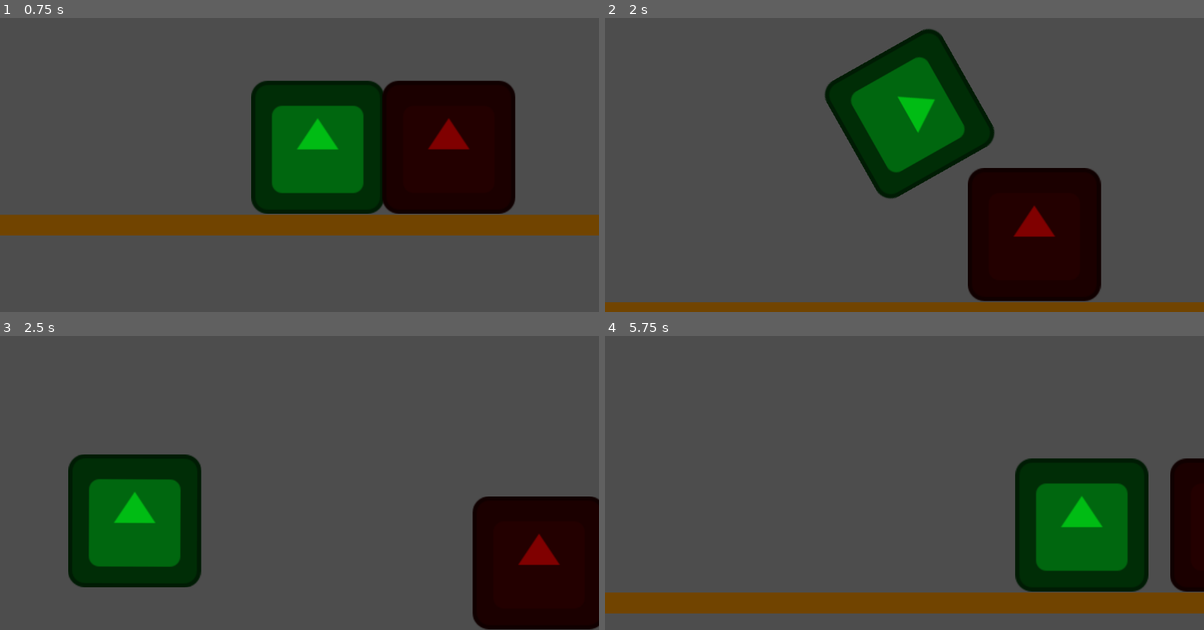
Above: before the commit, frames 1-4 (two rows, left to right).
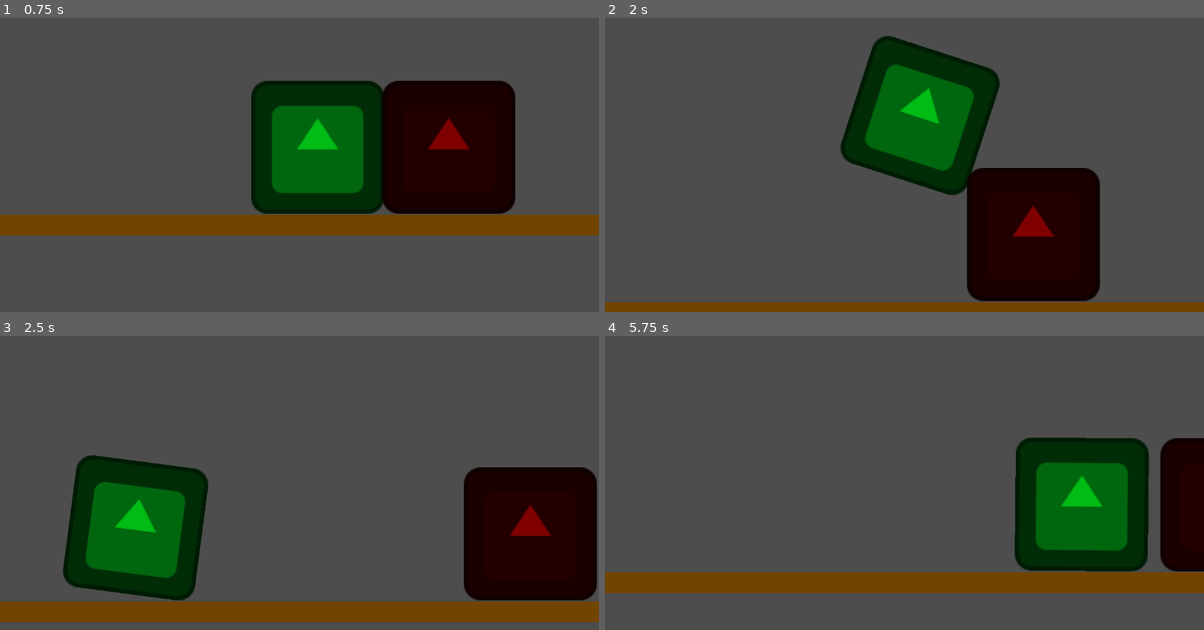
Above: after the commit, the same moments.

Repository: ericxinui/new-game
Game: Godot game, scene res://main.tscn
Two runs of this game, one before a commit and one after it. Both use one fixed random seed, a clock stepped at 60 frames per second and the inputs below. The engine's default icon, where the game draws it, is replaced by a stand-in: a white triangle on a blue panel in a dark square.
Inputs:
- Up to frame 1 (0.75 s): hold Right (move_right) from 0.53 s (still down)
- Up to frame 2 (2 s): keep holding Right (move_right); tap Up (jump) at 0.77, 1.52 s
- Up to frame 3 (2.5 s): release Right (move_right) at 2.03 s; hold Left (move_left) from 2.03 s (still down)
- Up to frame 4 (5.75 s): release Left (move_left) at 2.78 s; hold Right (move_right) 2.78-4.28 s; tap Up (jump) at 3.02, 3.77, 4.52 s; hold Left (move_left) 4.28-5.03 s; hold Right (move_right) from 5.03 s (still down)

Frame 1 is identical in both runs. In frame 2, 5.8% of the frame differs, in the area x 36-83%, y 3-96%; in frame 3, 14%; in frame 4, 19%, in the area x 0-100%, y 34-95%.

Commit message:
fix: character and hitbox roration on a ramp

Diff:
--- a/character_body_2d.gd
+++ b/character_body_2d.gd
@@ -46,10 +46,8 @@
 		jumps_left = MAX_JUMPS
 		# Pega a normal do chão (o vetor que aponta "para fora" da rampa)
 		var normal = get_floor_normal()
-		# Calcula o ângulo da rampa em radianos
-		var target_rotation = normal.angle() + PI/2
-		# Aplica a rotação suavemente (lerp) para não ficar travado
-		$Sprite2D.rotation = lerp_angle($Sprite2D.rotation, target_rotation, 0.2)
+		# Rotaciona o CharacterBody2D inteiro
+		rotation = lerp_angle(rotation, normal.angle() + PI/2, 0.2)
 
 	elif not is_on_floor() and not standing_on_ally:
 		velocity += get_gravity() * delta
@@ -78,4 +76,4 @@
 			if object_above is CharacterBody2D:
 				# "Empresta" um pouco da sua velocidade para o de cima
 				# para que ele não atue como uma âncora (tira o efeito de lag)
-				object_above.velocity.x = velocity.x
+				object_above.velocity = velocity
--- a/godotzinho.tscn
+++ b/godotzinho.tscn
@@ -11,6 +11,7 @@
 height = 126.0
 
 [node name="CharacterBody2D" type="CharacterBody2D" unique_id=256313423]
+floor_snap_length = 4.0
 script = ExtResource("1_xdd6g")
 
 [node name="Sprite2D" type="Sprite2D" parent="." unique_id=1142863501]
